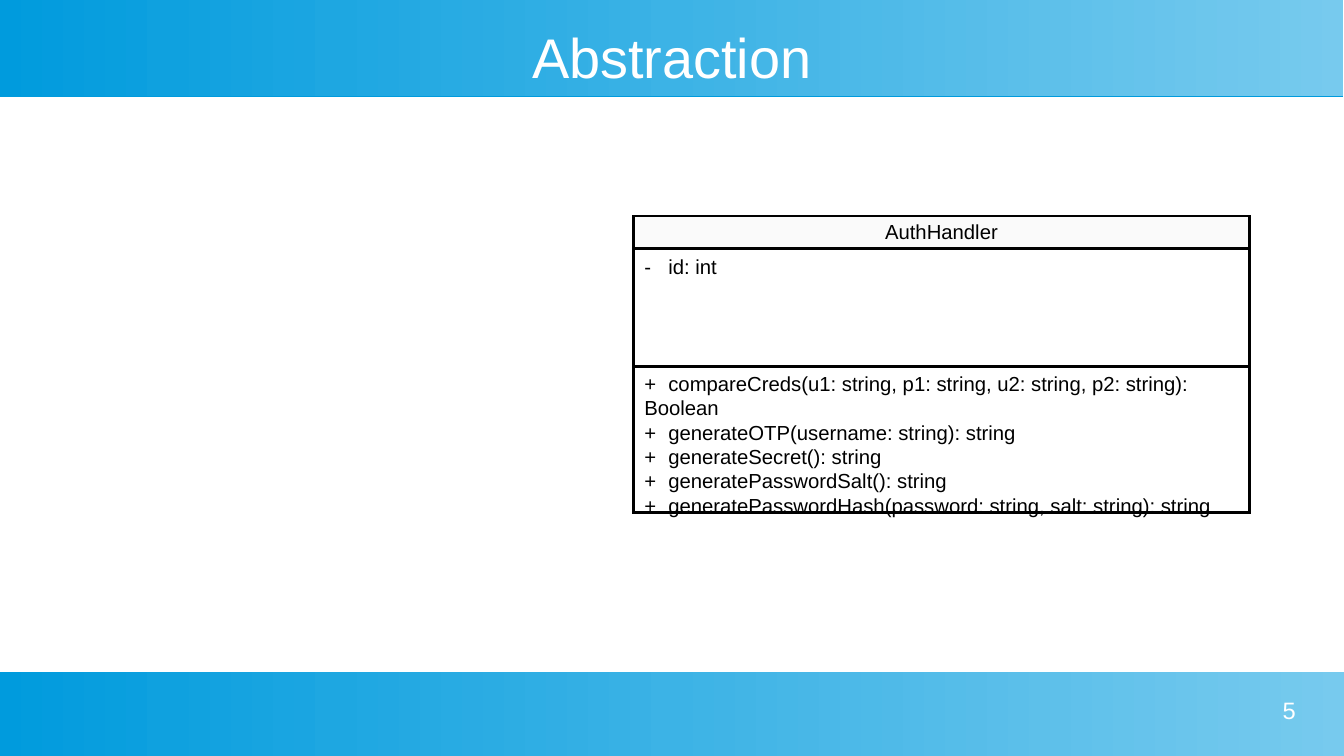
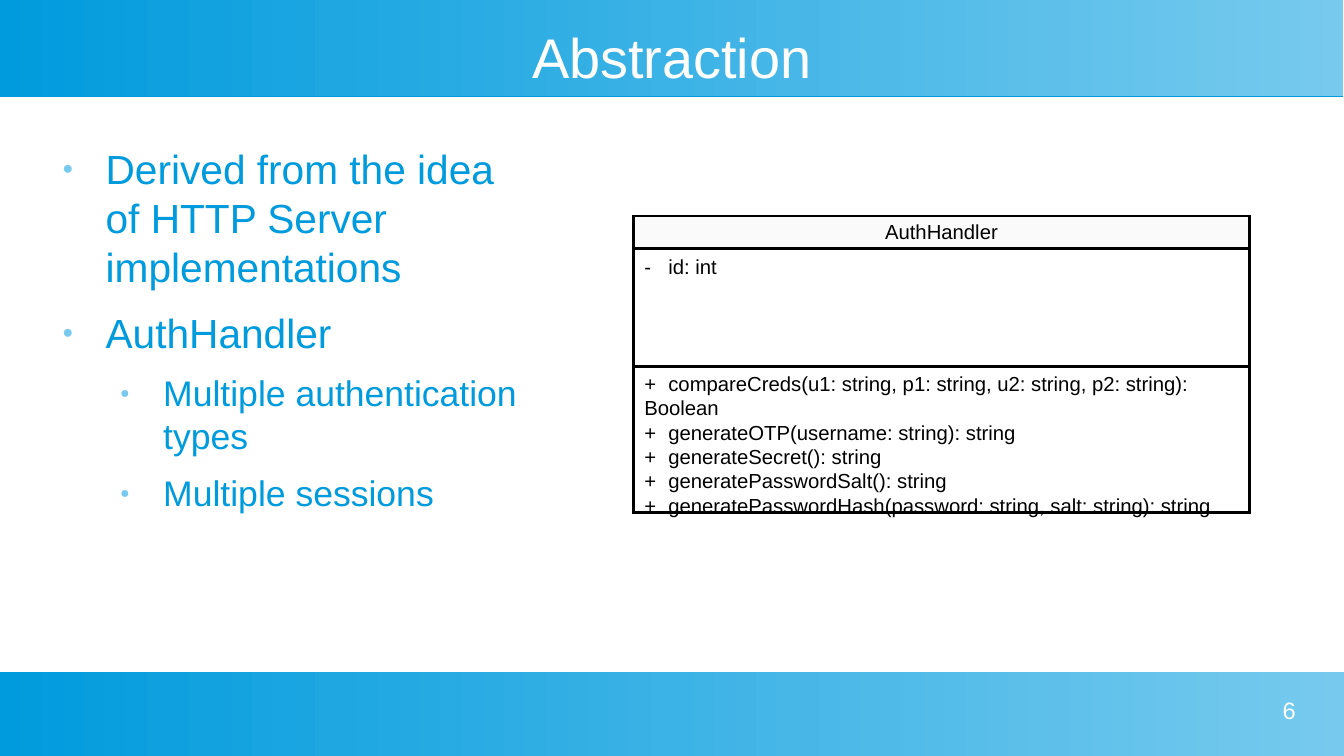
Before and after one commit to lwcrosier/sweng837, a slide deck: slide 6 of src/presentation/sweng837-presentation.odp (slide 5 before the commit). Drawn at 1344x756 pixels with LibreOffice and Linux fonts; fonts in the diff are those of the drawing. Boxes give left, top, right and bottom in pixels: in the first picture for what was removed or moved away, otherwise in the second. Text is boxed around its words. In the diff, an @@ line names an element or a change of style, - is before the commit and + after.

```diff
--- a/src/presentation/sweng837-presentation.odp
+++ b/src/presentation/sweng837-presentation.odp
@@ text added at [106, 154, 517, 513], 24 pt, text #009BDD @@
+● Derived from the idea of HTTP Server implementations
+● AuthHandler
+  ● Multiple authentication types
+  ● Multiple sessions
@@ page number at [1283, 702, 1296, 719]: text changed @@
-5
+6
```
Also in this commit, not shown: 3 other slides changed, 1 slide added, 1 slide removed.
